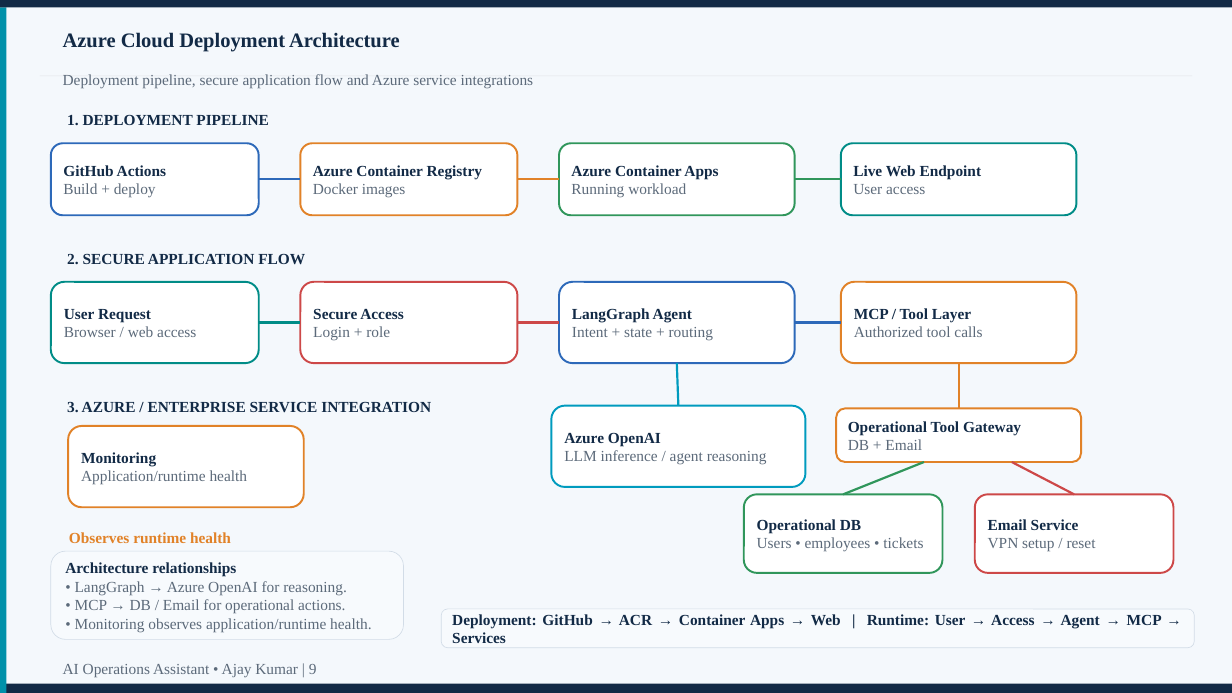
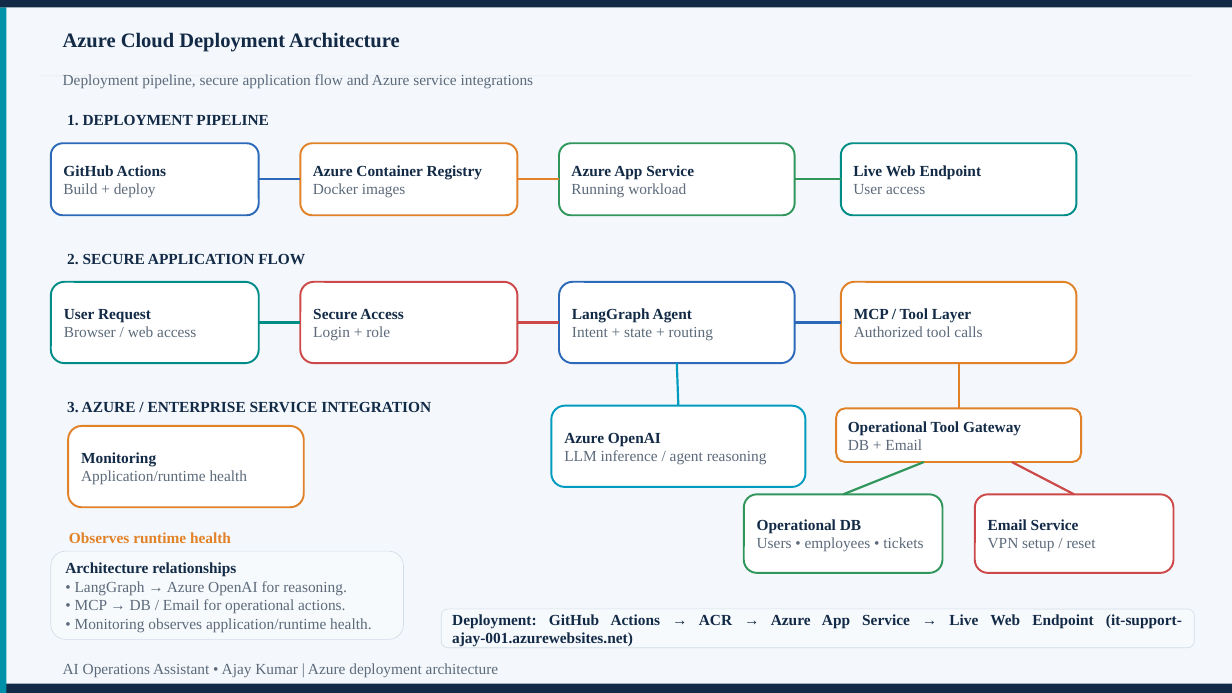
Before and after one commit to helloajay21-max/-it-support-assistant, a slide deck: slide 8 of AI_Operations_Assistant_Using_Agentic_AI_Ajay_Kumar_Presentation.pptx (slide 9 before the commit). Drawn at 1232x693 pixels with LibreOffice and Linux fonts; fonts in the diff are those of the drawing. Boxes give left, top, right and bottom in pixels: in the first picture for what was removed or moved away, otherwise in the second. Text is boxed around its words. In the diff, an @@ line names an element or a change of style, - is before the commit and + after.

```diff
--- a/AI_Operations_Assistant_Using_Agentic_AI_Ajay_Kumar_Presentation.pptx
+++ b/AI_Operations_Assistant_Using_Agentic_AI_Ajay_Kumar_Presentation.pptx
@@ text in rounded rectangle at (571, 165, 694, 179): text changed @@
-Azure Container Apps
+Azure App Service
@@ text in rounded rectangle at (452, 614, 1182, 647): text changed @@
-Deployment: GitHub → ACR → Container Apps → Web | Runtime: User → Access → Agent → MCP → Services
+Deployment: GitHub Actions → ACR → Azure App Service → Live Web Endpoint (it-support-ajay-001.azurewebsites.net)
@@ text at (63, 663, 498, 678): text changed @@
-AI Operations Assistant • Ajay Kumar | 9
+AI Operations Assistant • Ajay Kumar | Azure deployment architecture
```
Also in this commit, not shown: 10 other slides changed, 1 slide removed, 1 other file.
